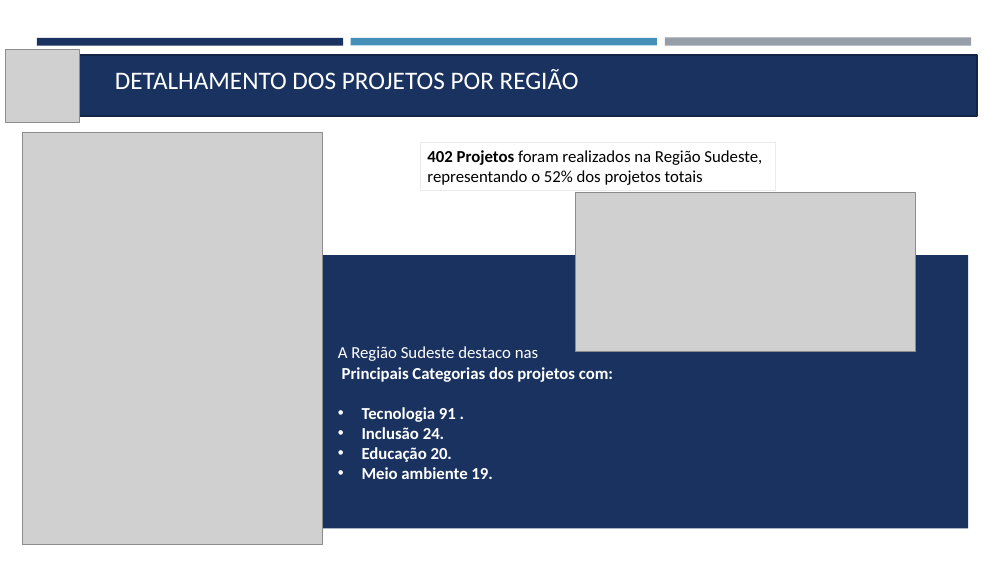
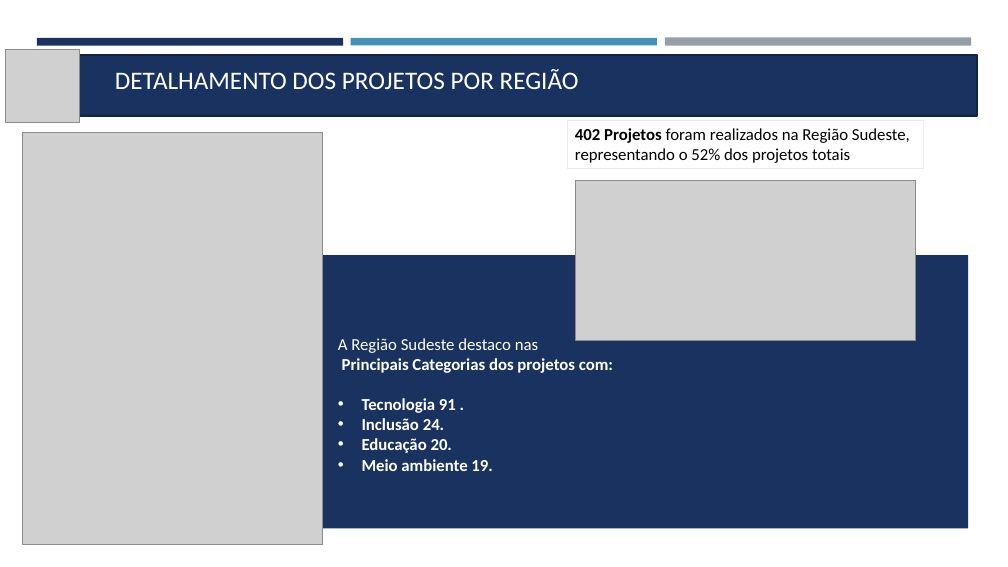
Before and after one commit to ausentes/projectositetoti, a slide deck: slide 4 of Relatorio Toti Cientistas.pptm (slide 3 before the commit). Drawn at 1008x567 pixels with LibreOffice and Linux fonts; fonts in the diff are those of the drawing; grey boxes stand for pictures. Boxes give left, top, right and bottom in pixels: in the first picture for what was removed or moved away, otherwise in the second. Text is boxed around its words. In the diff, an @@ line names an element or a change of style, - is before the commit and + after.

```diff
--- a/Relatorio Toti Cientistas.pptm
+++ b/Relatorio Toti Cientistas.pptm
@@ rectangle "402 Projetos foram realizados na ..." moved from (x1=420, y1=142, x2=777, y2=191) to (x1=568, y1=120, x2=924, y2=169) @@
@@ picture moved from (x1=576, y1=193, x2=916, y2=352) to (x1=576, y1=181, x2=916, y2=340) @@
@@ text "A Região Sudeste destaco nas" moved from (x1=338, y1=346, x2=613, y2=479) to (x1=338, y1=338, x2=613, y2=471) @@
```
Also in this commit, not shown: 3 other slides changed, 6 slides added, 2 slides removed.
